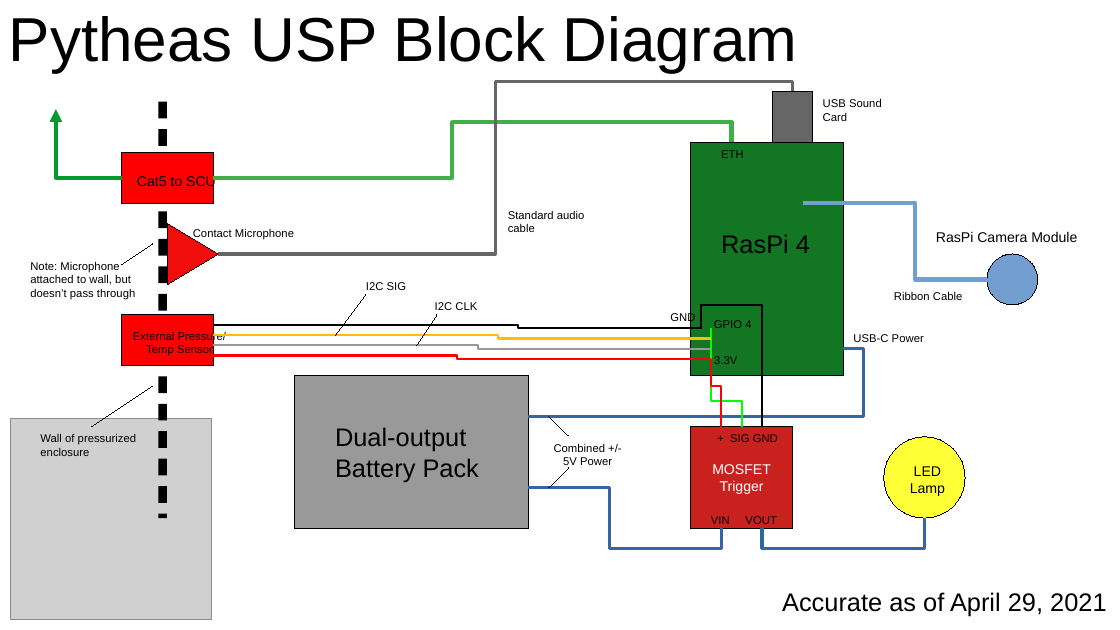
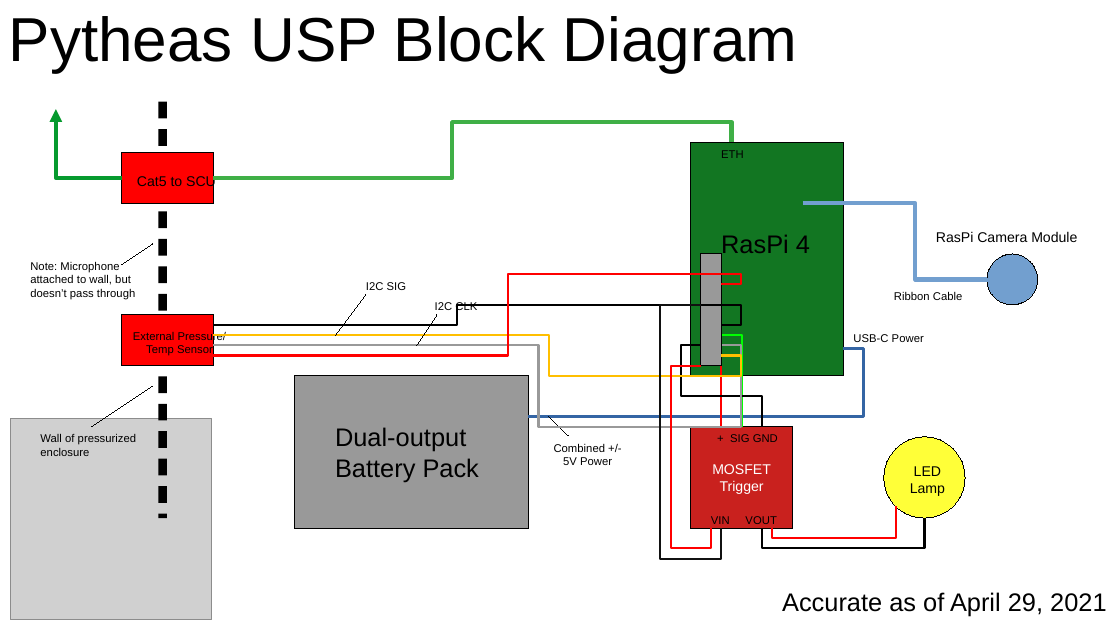
Before and after one commit to UltraChip/Pytheas, a slide deck: slide 1 of docs/Block Wiring Diagram.odp. Drawn at 1120x630 pixels with LibreOffice and Linux fonts; fonts in the diff are those of the drawing; grey boxes stand for pictures. Boxes give left, top, right and bottom in pixels: in the first picture for what was removed or moved away, otherwise in the second. Text is boxed around its words. In the diff, an @@ line names an element or a change of style, - is before the commit and + after.

Commit message:
Beginning to clean up repo for final release - removed Tests_and_prototypes, updated README, began revising block diagram.

```diff
--- a/docs/Block Wiring Diagram.odp
+++ b/docs/Block Wiring Diagram.odp
@@ elbow line removed from (793, 91) to (219, 254) @@
@@ rectangle removed at bbox=[772, 91, 813, 142] @@
@@ text removed at bbox=[823, 98, 882, 121] @@
-USB Sound Card
@@ triangle removed at bbox=[168, 224, 219, 285] @@
@@ text removed at bbox=[193, 228, 294, 240] @@
-Contact Microphone
@@ text removed at bbox=[508, 211, 585, 232] @@
-Standard audio cable
@@ rectangle added at bbox=[701, 254, 722, 366], fill #999999, outline #000000 0 pt @@
@@ elbow line moved from (213, 356) - (711, 359) to (213, 356) - (722, 285) @@
@@ elbow line moved from (213, 325) - (701, 328) to (213, 325) - (722, 325) @@
@@ elbow line added from (722, 528) to (701, 305), #111111 1.5 pt @@
@@ text removed at bbox=[670, 313, 695, 325] @@
-GND
@@ text removed at bbox=[714, 320, 751, 328] @@
-GPIO 4
@@ elbow line moved from (213, 335) - (711, 338) to (213, 335) - (722, 356) @@
@@ elbow line moved from (711, 349) - (213, 346) to (722, 346) - (213, 346) @@
@@ elbow line moved from (762, 427) - (701, 328) to (762, 427) - (701, 346) @@
@@ text removed at bbox=[714, 356, 737, 364] @@
-3.3V
@@ elbow line moved from (742, 427) - (711, 328) to (742, 427) - (722, 335) @@
@@ elbow line added from (711, 528) to (701, 366), #FF0000 1.5 pt @@
@@ elbow line moved from (722, 427) - (711, 359) to (722, 427) - (722, 366) @@
@@ line removed from (569, 468) to (549, 488) @@
@@ elbow line removed from (528, 488) to (722, 528) @@
@@ elbow line added from (896, 506) to (772, 528), #FF0000 1.5 pt @@
@@ elbow line moved from (762, 528) - (925, 518) to (925, 518) - (762, 528) @@
@@ elbow line (925, 518) - (762, 528): stroke #3465A4 2.3 pt to #000000 1.5 pt @@
```
Also in this commit, not shown: 7 other files.
